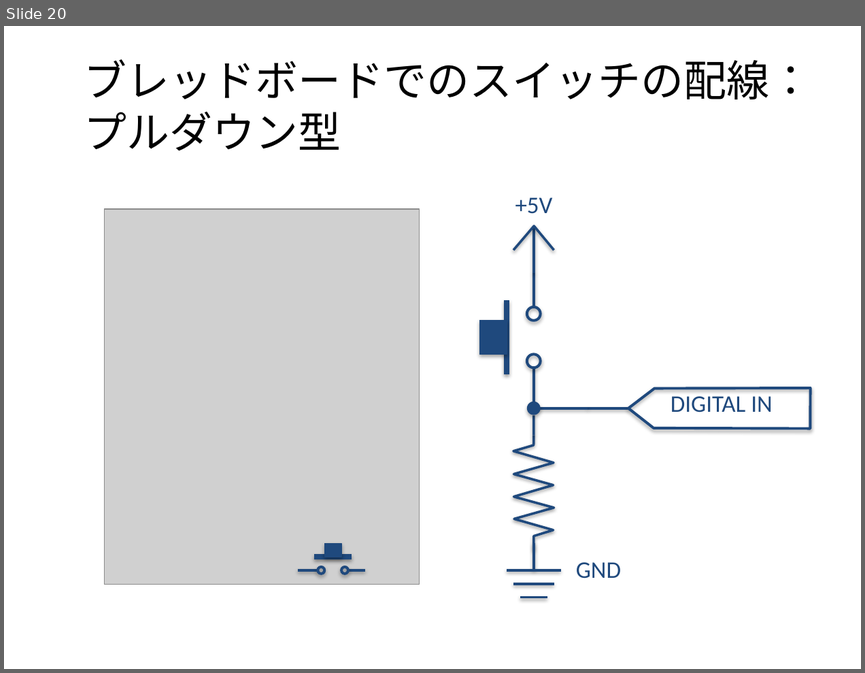
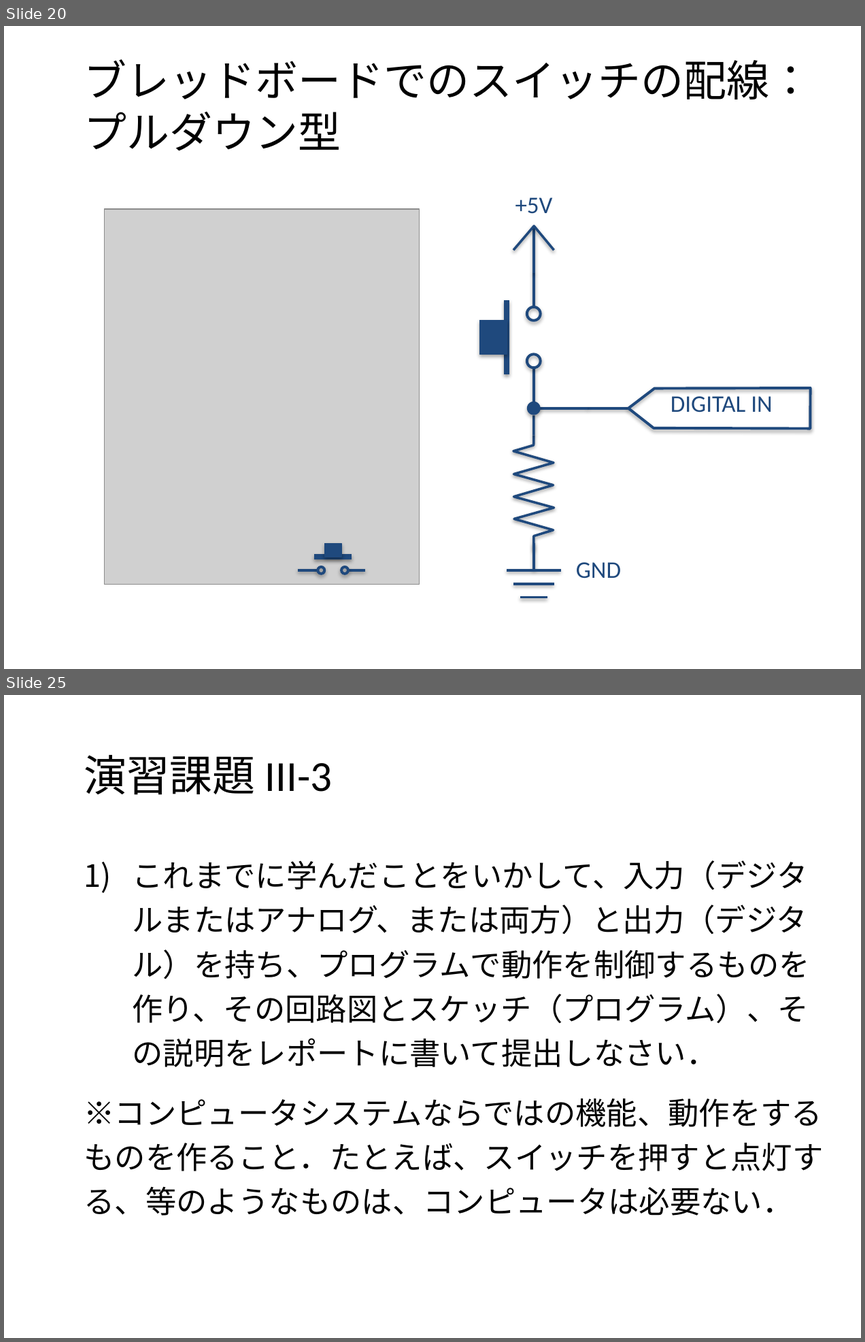
Before and after one commit to MatsK/Courses, a slide deck: CS2/Arduino入門.pptx. Shown one above the other, each under a label of ours: slide 20 before the commit, slides 20 and 25 after it; the slides between them are not shown. The pictures are 865x673 and 865x1342 pixels, drawn with LibreOffice and Linux fonts; fonts in the diff are those of the drawing; grey boxes stand for pictures; background and template pictures are left out. Boxes give left, top, right and bottom in pixels: in the first picture for what was removed or moved away, otherwise in the second. Text is boxed around its words. In the diff, an @@ line names an element or a change of style, - is before the commit and + after.

```diff
--- a/CS2/Arduino入門.pptx
+++ b/CS2/Arduino入門.pptx
@@ slide 25 added at (4, 695, 861, 1338), background picture (left out) @@
@@ title added at (84, 755, 332, 795), 36 pt, text #000000 @@
+演習課題 III-3
@@ text added at (84, 860, 823, 1215), 25.9 pt, text #000000 @@
+1) これまでに学んだことをいかして、入力（デジタルまたはアナログ、または両方）と出力（デジタル）を持ち、プログラムで動作を制御するものを作り、その回路図とスケッチ（プログラム）、その説明をレポートに書いて提出しなさい．
+※コンピュータシステムならではの機能、動作をするものを作ること．たとえば、スイッチを押すと点灯する、等のようなものは、コンピュータは必要ない．
```
Also in this commit, not shown: 4 slides changed, 3 other slides added, 21 other files.
